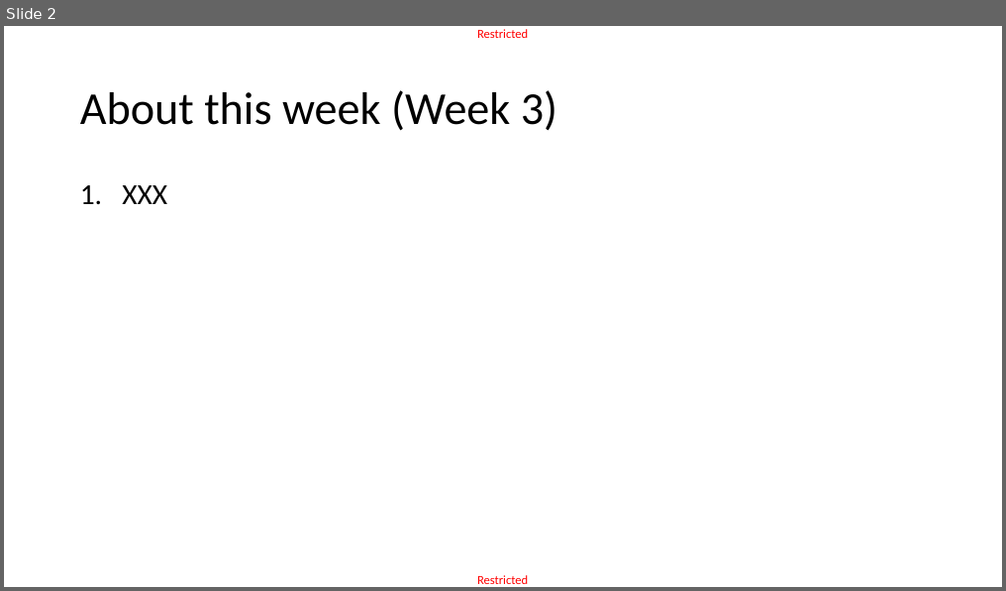
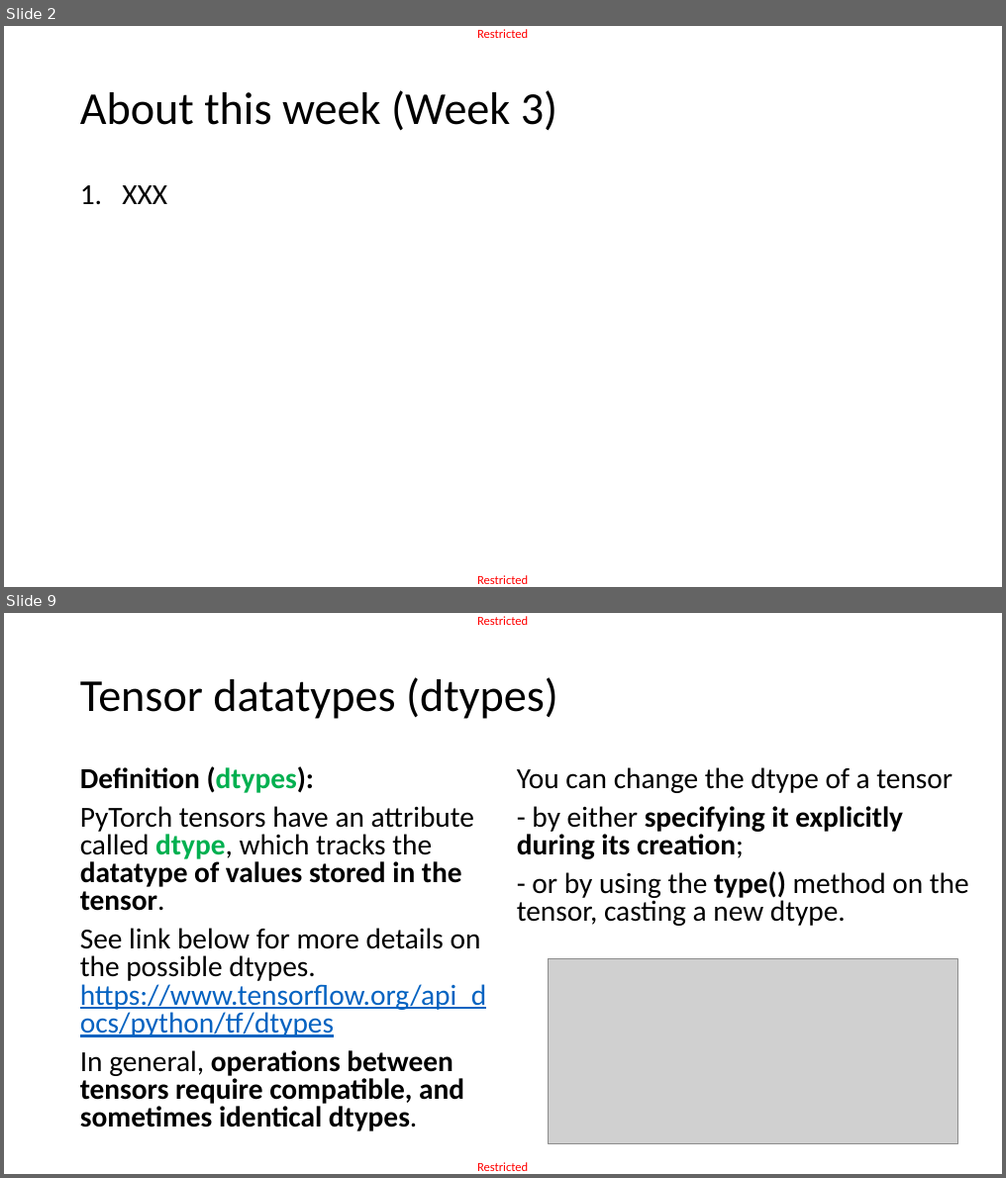
Before and after one commit to matthieudemari/SUTD_DL_50_039, a slide deck: W3/0. All/W3.pptx. Shown one above the other, each under a label of ours: slide 2 before the commit, slides 2 and 9 after it; the slides between them are not shown. The pictures are 1006x591 and 1006x1178 pixels, drawn with LibreOffice and Linux fonts; fonts in the diff are those of the drawing; grey boxes stand for pictures. Boxes give left, top, right and bottom in pixels: in the first picture for what was removed or moved away, otherwise in the second. Text is boxed around its words. In the diff, an @@ line names an element or a change of style, - is before the commit and + after.

```diff
--- a/W3/0. All/W3.pptx
+++ b/W3/0. All/W3.pptx
@@ slide 9 added at <box>4,613,1002,1174</box>, background #FFFFFF; not listed: 2 template elements that a slide beside it also shows @@
@@ title added at <box>80,677,558,719</box>, 44 pt, text #000000 @@
+Tensor datatypes (dtypes)
@@ text added at <box>80,766,487,1132</box>, 28 pt, text #000000 @@
+Definition (dtypes):
+PyTorch tensors have an attribute called dtype, which tracks the datatype of values stored in the tensor.
+See link below for more details on the possible dtypes. https://www.tensorflow.org/api_docs/python/tf/dtypes
+In general, operations between tensors require compatible, and sometimes identical dtypes.
@@ text added at <box>517,767,969,926</box>, 28 pt, text #000000 @@
+You can change the dtype of a tensor
+- by either specifying it explicitly during its creation;
+- or by using the type() method on the tensor, casting a new dtype.
@@ picture added at <box>548,959,957,1145</box> @@
```
Also in this commit, not shown: 27 other slides added, 6 slides removed, 1 other file.
